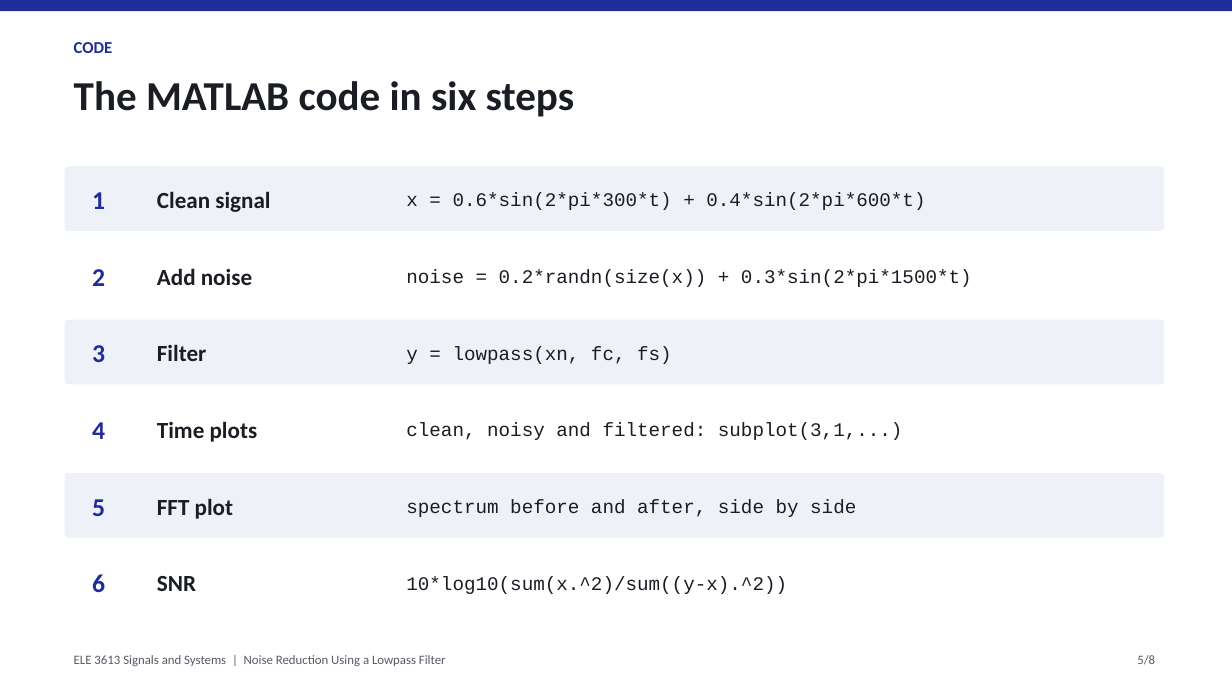
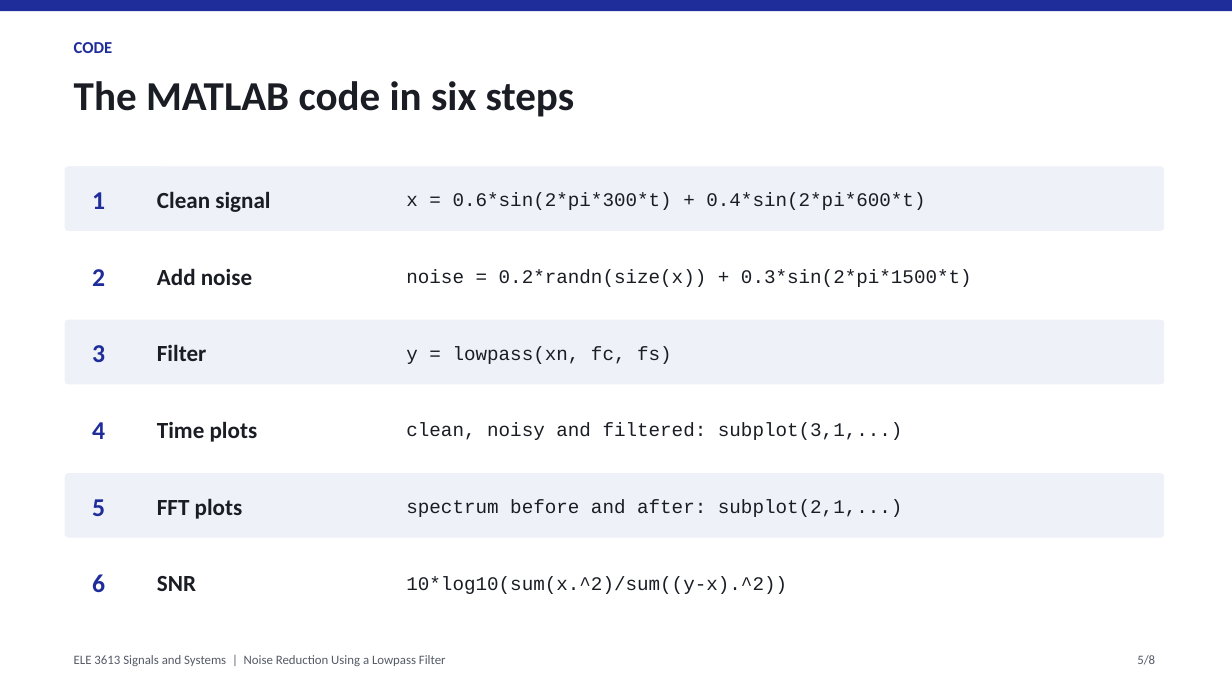
Before and after one commit to sshammaalman-art/Signal-project, a slide deck: slide 5 of LowpassNoiseReduction_Presentation.pptx. Drawn at 1232x693 pixels with LibreOffice and Linux fonts; fonts in the diff are those of the drawing. Boxes give left, top, right and bottom in pixels: in the first picture for what was removed or moved away, otherwise in the second. Text is boxed around its words. In the diff, an @@ line names an element or a change of style, - is before the commit and + after.

```diff
--- a/LowpassNoiseReduction_Presentation.pptx
+++ b/LowpassNoiseReduction_Presentation.pptx
@@ text at (157,498,243,519): text changed @@
-FFT plot
+FFT plots
@@ text at (406,500,903,517): text changed @@
-spectrum before and after, side by side
+spectrum before and after: subplot(2,1,...)
```
Also in this commit, not shown: 1 other slide changed, 4 other files.
